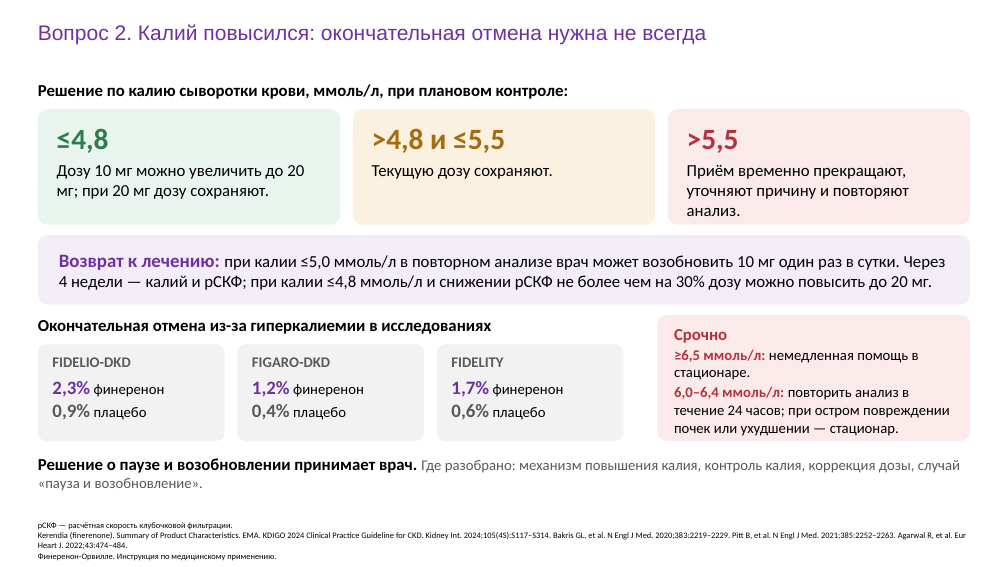
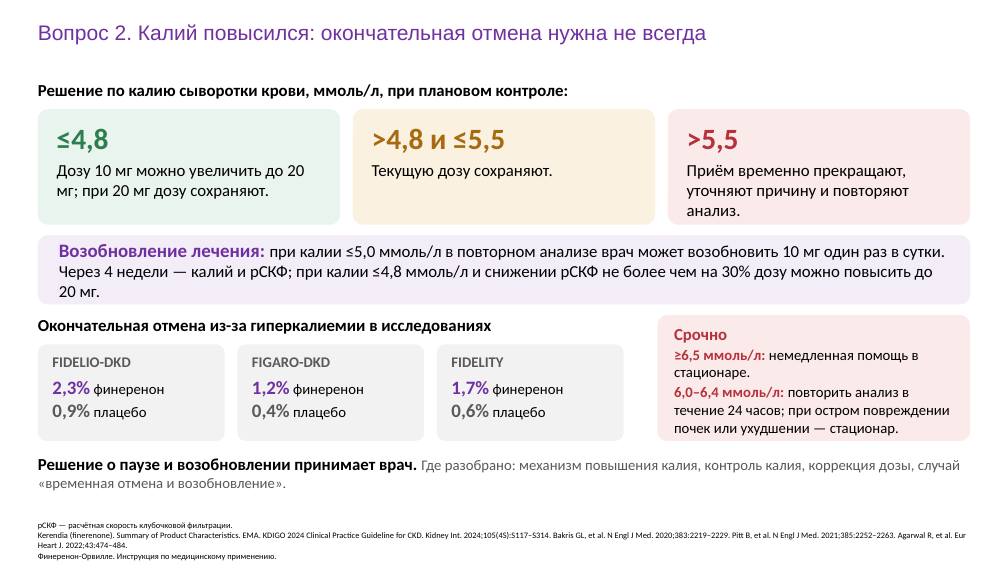
Before and after one commit to drabdulbosit1-eng/my-test-cloud, a slide deck: slide 38 of finerenone/Finerenone_Levin_reviewed.pptx. Drawn at 1008x567 pixels with LibreOffice and Linux fonts; fonts in the diff are those of the drawing. Boxes give left, top, right and bottom in pixels: in the first picture for what was removed or moved away, otherwise in the second. Text is boxed around its words. In the diff, an @@ line names an element or a change of style, - is before the commit and + after.

```diff
--- a/finerenone/Finerenone_Levin_reviewed.pptx
+++ b/finerenone/Finerenone_Levin_reviewed.pptx
@@ text at box(59, 244, 945, 297): text changed @@
-Возврат к лечению: при калии ≤5,0 ммоль/л в повторном анализе врач может возобновить 10 мг один раз в сутки. Через 4 недели — калий и рСКФ; при калии ≤4,8 ммоль/л и снижении рСКФ не более чем на 30% дозу можно повысить до 20 мг.
+Возобновление лечения: при калии ≤5,0 ммоль/л в повторном анализе врач может возобновить 10 мг один раз в сутки. Через 4 недели — калий и рСКФ; при калии ≤4,8 ммоль/л и снижении рСКФ не более чем на 30% дозу можно повысить до 20 мг.
@@ text at box(38, 458, 960, 491): text changed @@
-Решение о паузе и возобновлении принимает врач. Где разобрано: механизм повышения калия, контроль калия, коррекция дозы, случай «пауза и возобновление».
+Решение о паузе и возобновлении принимает врач. Где разобрано: механизм повышения калия, контроль калия, коррекция дозы, случай «временная отмена и возобновление».
```
Also in this commit, not shown: 28 other slides changed, 1 other file.
